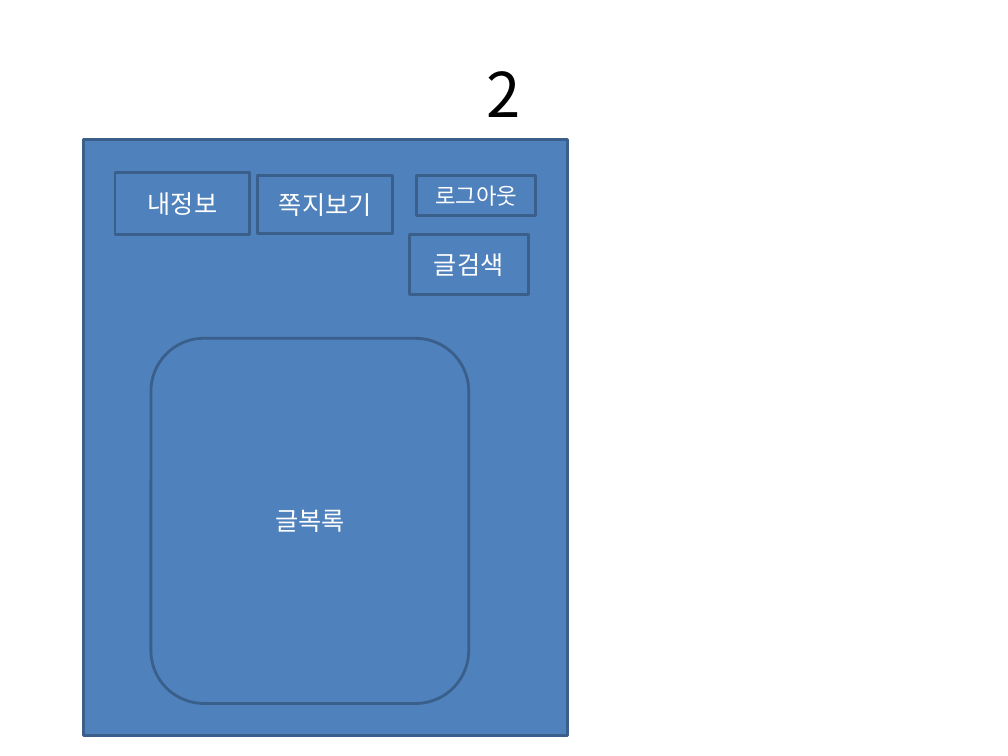
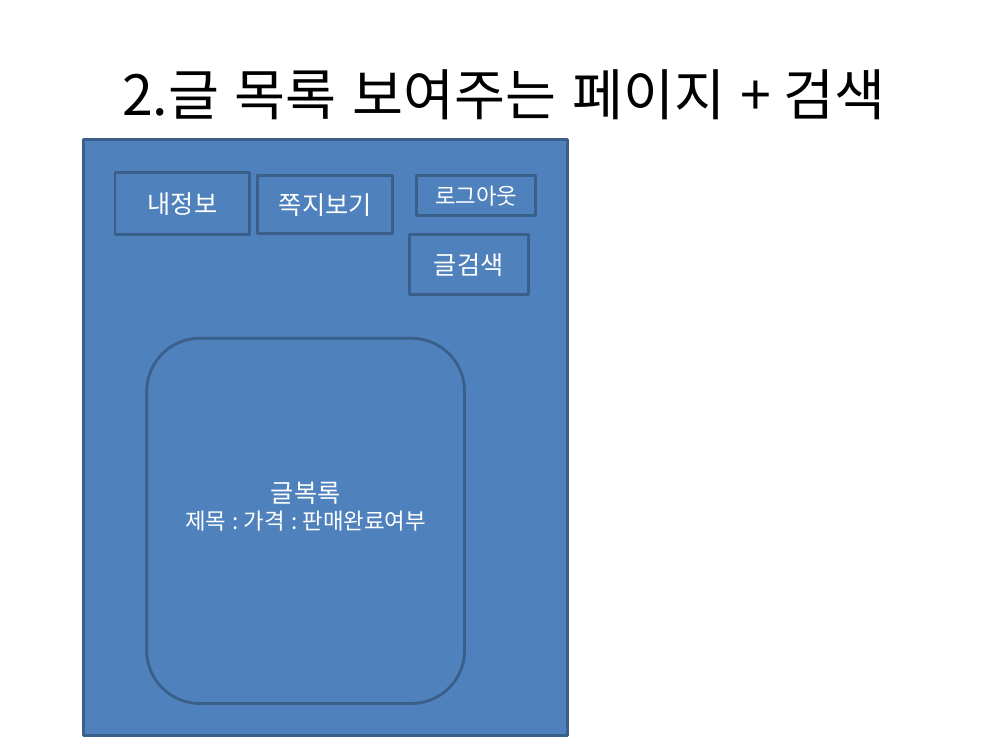
Before and after one commit to sunho7376/Tservice, a slide deck: slide 6 of 애플리케이션design.pptx (slide 4 before the commit). Drawn at 1008x756 pixels with LibreOffice and Linux fonts; fonts in the diff are those of the drawing. Boxes give left, top, right and bottom in pixels: in the first picture for what was removed or moved away, otherwise in the second. Text is boxed around its words. In the diff, an @@ line names an element or a change of style, - is before the commit and + after.

```diff
--- a/애플리케이션design.pptx
+++ b/애플리케이션design.pptx
@@ title at box(122, 69, 886, 120): text changed; size 44 to 39.6 pt @@
-2
+2.글 목록 보여주는 페이지 + 검색
@@ rounded rectangle "글복록": place and size @@
-rounded rectangle "글복록" at box(151, 339, 469, 704)
+rounded rectangle "글복록" at box(147, 339, 465, 704)
@@ text in rounded rectangle at box(185, 510, 426, 531): paragraph added @@
+제목 : 가격 : 판매완료여부
```
Also in this commit, not shown: 1 other slide changed, 10 slides added, 4 slides removed.
